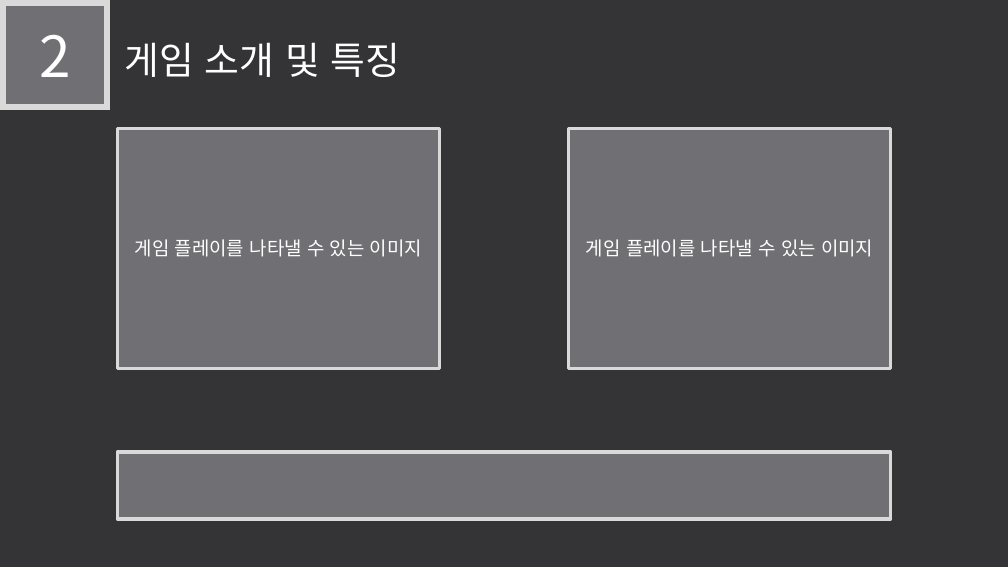
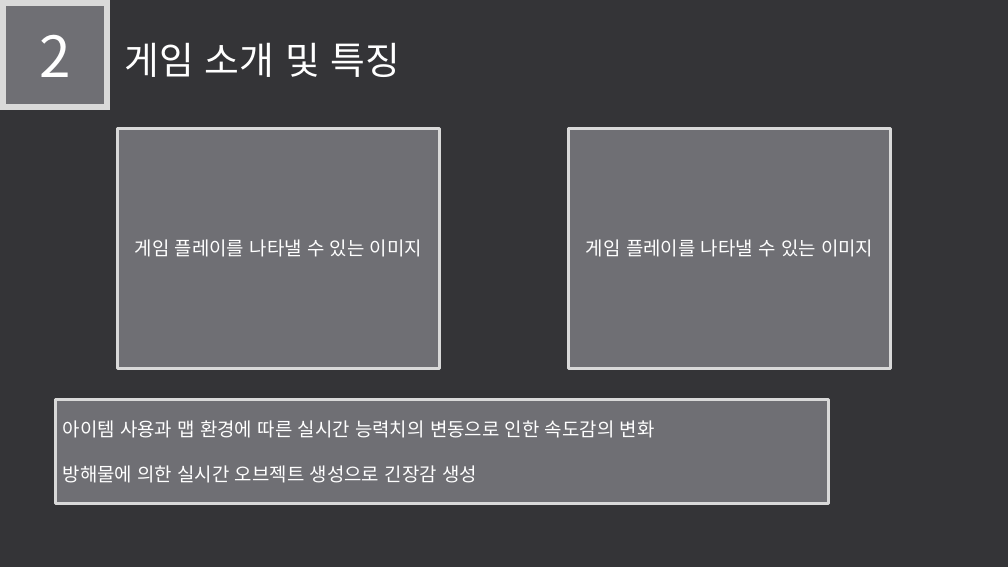
Before and after one commit to LEGO0937/Our_Project, a slide deck: slide 6 of 기획단계/졸작 제안서_α.pptx. Drawn at 1008x567 pixels with LibreOffice and Linux fonts; fonts in the diff are those of the drawing. Boxes give left, top, right and bottom in pixels: in the first picture for what was removed or moved away, otherwise in the second. Text is boxed around its words. In the diff, an @@ line names an element or a change of style, - is before the commit and + after.

```diff
--- a/기획단계/졸작 제안서_α.pptx
+++ b/기획단계/졸작 제안서_α.pptx
@@ rectangle "아이템 사용과 맵 환경에 따른 ...": place and size @@
-rectangle "아이템 사용과 맵 환경에 따른 ..." at (117,452,891,520)
+rectangle "아이템 사용과 맵 환경에 따른 ..." at (55,399,829,504)
@@ text in rectangle at (63,420,655,483): text added @@
+아이템 사용과 맵 환경에 따른 실시간 능력치의 변동으로 인한 속도감의 변화
+방해물에 의한 실시간 오브젝트 생성으로 긴장감 생성
```
Also in this commit, not shown: 3 other slides changed, 1 slide added.
